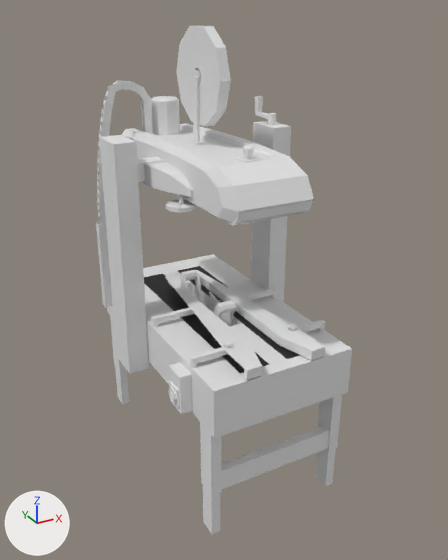
Renders of the Blender file Blend Files/sk20.blend from each side of a commit.
One viewpoint serves both versions: a 50 mm lens placed at (-1.074, -2.044, 1.787), pointed at (0.023, -0.05, 0.79). The lights are fixed; the arrows at lower left show +X, +Y and +Z.

Objects in the first picture: 'Box Guides Arm  Right', 'Box Guides Arm Left', 'Box Guides Arm Left.001', 'Box Guides Arm Right.001', 'Box Guides Left', 'Box Guides Right', 'Box Guides base', 'Cube', 'Cylinder.001', 'Extandble table legs', 'PowerboxBase', 'Roller Back Bottom', 'Roller Front Bottom', 'Side Column', 'Switch Powerbox', 'Table', 'Table Legs ', 'Tape Head ', 'Tape Head .004', 'Tape cutter bottom', 'hand cranck'.
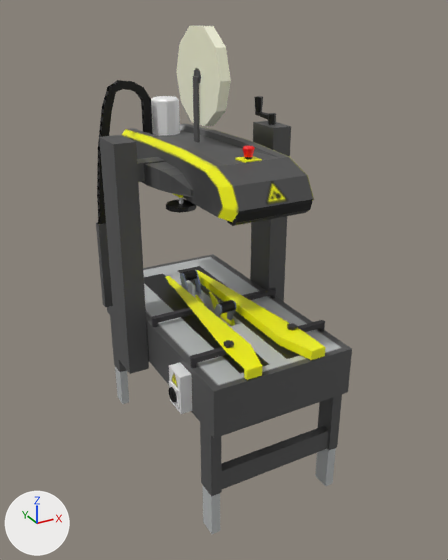
Location of each change, [x1, y1, x2, y2] in pixels of the pictures (448 x 560 px):
'Table', surface changed: [96, 222, 352, 438] in both
'Tape Head ', surface changed (white to grey): [97, 26, 314, 225] in both
'Side Column', surface changed, recoloured (grey to black): [99, 121, 291, 374] in both
'Table Legs ', surface changed (grey to black): [110, 316, 342, 496] in both
'Box Guides Left', surface changed, recoloured (white to yellow): [196, 270, 325, 360] in both
'Box Guides Right', surface changed, recoloured (white to yellow): [165, 276, 262, 380] in both
'Extandble table legs', surface changed: [115, 367, 336, 534] in both
'Tape Head .004', surface changed, recoloured (grey to black): [227, 199, 312, 226] in both
'PowerboxBase', surface changed: [169, 363, 192, 414] in both
'Box Guides Arm  Right', surface changed, recoloured (white to black): [190, 340, 234, 364] in both
'Cube', surface changed, recoloured (grey to black): [166, 193, 196, 213] in both
'Box Guides Arm Right.001', surface changed, recoloured (grey to black): [152, 308, 195, 323] in both
'Roller Back Bottom', surface changed, recoloured: [213, 300, 236, 322] in both
'Roller Front Bottom', surface changed, recoloured: [180, 270, 201, 294] in both
'hand cranck', surface changed, recoloured (grey to black): [254, 96, 276, 122] in both
'Box Guides Arm Left', surface changed, recoloured (grey to black): [287, 320, 325, 332] in both
'Box Guides Arm Left.001', surface changed, recoloured (grey to black): [242, 288, 276, 300] in both
'Tape cutter bottom', surface changed, recoloured (grey to yellow): [195, 292, 235, 326] in both
'Box Guides base', surface changed, recoloured: [152, 294, 325, 368] in both
'Switch Powerbox', surface changed: [168, 387, 177, 402] in both
'Cylinder.001', surface changed: [268, 121, 276, 125] in both

Edits to the bpy script that builds the scene:
```text
Change mat_table:
    add n1 = _N.new('ShaderNodeOutputMaterial'); n1.name = 'Material Output'
    add n2 = _N.new('ShaderNodeTexImage'); n2.name = 'Image Texture'
    add n2.image = img_sk20_table_albedotransparency_png
    add n3 = _N.new('ShaderNodeTexImage'); n3.name = 'Image Texture.001'
    add n3.image = img_sk20_table_metallicsmoothness_png
    remove n1 = _N.new('ShaderNodeOutputMaterial'); n1.name = 'Material Output'
    where n0 = _N.new('ShaderNodeBsdfPrincipled'); n0.name = 'Principled BSDF'
    add _L.new(n2.outputs[0], n0.inputs[0])  # 'Color' to 'Base Color'
    add _L.new(n3.outputs[0], n0.inputs[1])  # 'Color' to 'Metallic'
Change mat_head_base:
    add n1 = _N.new('ShaderNodeOutputMaterial'); n1.name = 'Material Output'
    add n2 = _N.new('ShaderNodeTexImage'); n2.name = 'Image Texture'
    add n2.image = img_sk20_head_base_albedotransparency_png
    remove n1 = _N.new('ShaderNodeOutputMaterial'); n1.name = 'Material Output'
    add n3 = _N.new('ShaderNodeTexImage'); n3.name = 'Image Texture.001'
    add n3.image = img_sk20_head_base_metallicsmoothness_png
    where n0 = _N.new('ShaderNodeBsdfPrincipled'); n0.name = 'Principled BSDF'
    add _L.new(n2.outputs[0], n0.inputs[0])  # 'Color' to 'Base Color'
    add _L.new(n3.outputs[0], n0.inputs[1])  # 'Color' to 'Metallic'
Change me_cube:
    where me_cube.from_pydata(...)  # 16 vertices, 12 faces; spans x -0.37..0.37, y 0.028..0.181, z 0.428..1.354
    add me_cube.materials.append(mat_table)
Change me_cylinder_004:
    where me_cylinder_004.from_pydata(...)  # 46 vertices, 39 faces; spans x -0.0188..0.0188, y -0.0155..0.1228, z 0.0126..0.0952
    add me_cylinder_004.materials.append(mat_table)
Change me_cube_005:
    where me_cube_005.from_pydata(...)  # 28 vertices, 24 faces; spans x -0.025..0.074, y -0.17..0.676, z -0.033..0.017
    add me_cube_005.materials.append(mat_table)
Change me_cube_011:
    where me_cube_011.from_pydata(...)  # 64 vertices, 32 faces; spans x -0.285..0.285, y -0.181..0.181, z -0.009..0.009
    add me_cube_011.materials.append(mat_table)
Change me_cube_021:
    where me_cube_021.from_pydata(...)  # 66 vertices, 52 faces; spans x -0.164..0.011, y -0.018..0.018, z 0.0..0.038
    add me_cube_021.materials.append(mat_table)
Change me_cube_022:
    where me_cube_022.from_pydata(...)  # 66 vertices, 52 faces; spans x -0.011..0.164, y -0.018..0.018, z 0.0..0.038
    add me_cube_022.materials.append(mat_table)
Change me_cube_023:
    where me_cube_023.from_pydata(...)  # 28 vertices, 14 faces; spans x -0.011..0.199, y -0.011..0.011, z 0.0..0.021
    add me_cube_023.materials.append(mat_table)
Change me_cube_024:
    where me_cube_024.from_pydata(...)  # 28 vertices, 14 faces; spans x -0.199..0.011, y -0.011..0.011, z 0.0..0.021
    add me_cube_024.materials.append(mat_table)
Change me_cube_025:
    where me_cube_025.from_pydata(...)  # 28 vertices, 24 faces; spans x -0.074..0.025, y -0.17..0.676, z -0.033..0.017
    add me_cube_025.materials.append(mat_table)
Change me_cube_007:
    where me_cube_007.from_pydata(...)  # 48 vertices, 34 faces; spans x -0.0356..0.0356, y -0.0498..0.0188, z 0.0..0.1004
    add me_cube_007.materials.append(mat_table)
Change me_cube_014:
    where me_cube_014.from_pydata(...)  # 48 vertices, 34 faces; spans x -0.0356..0.0356, y -0.0188..0.0498, z 0.0..0.1004
    add me_cube_014.materials.append(mat_table)
Change me_cube_008:
    where me_cube_008.from_pydata(...)  # 44 vertices, 33 faces; spans x -0.036..0.059, y -0.173..0.039, z -0.468..-0.012
    add me_cube_008.materials.append(mat_table)
Change me_cube_028:
    where me_cube_028.from_pydata(...)  # 20 vertices, 12 faces; spans x -0.142..0.142, y -0.051..0.051, z -0.048..0.048
    add me_cube_028.materials.append(mat_table)
Change me_cube_003:
    where me_cube_003.from_pydata(...)  # 84 vertices, 56 faces; spans x -0.52..0.84, y -3.38..0.17, z -0.59..0.04
    add me_cube_003.materials.append(mat_table)
```
